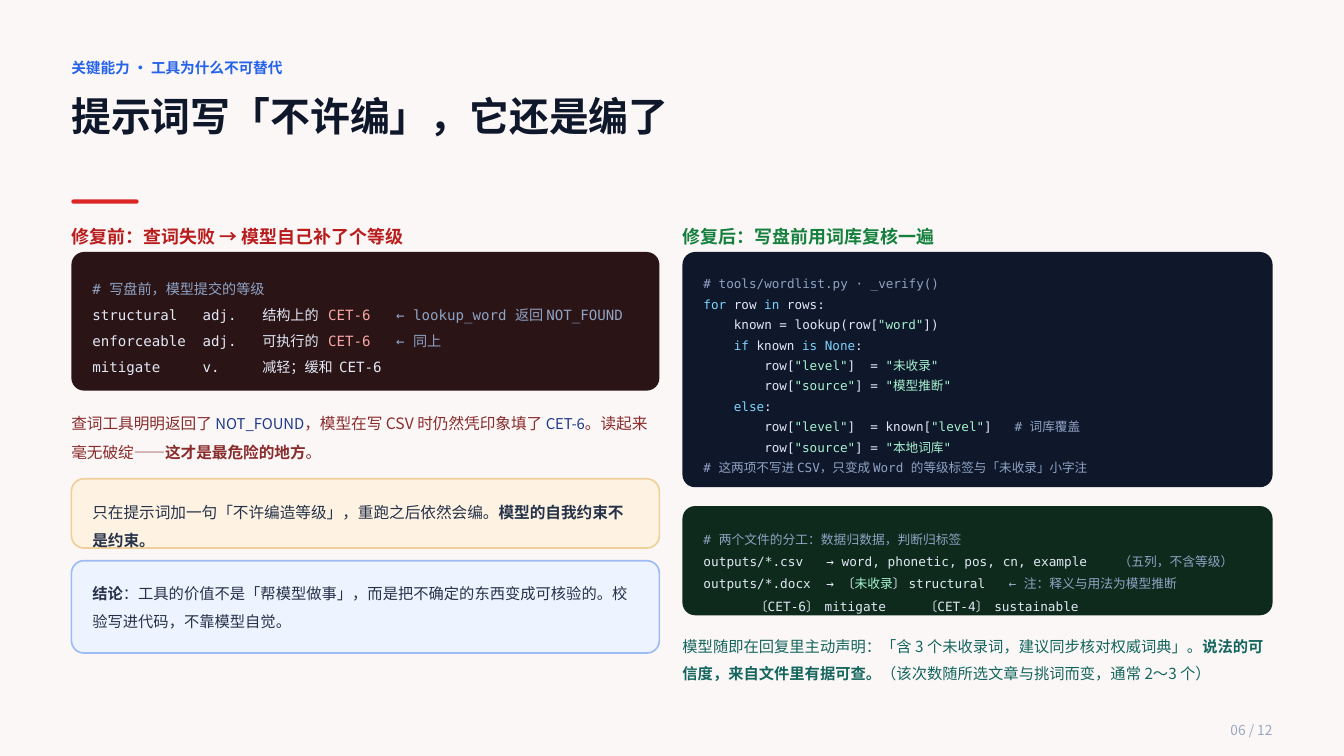
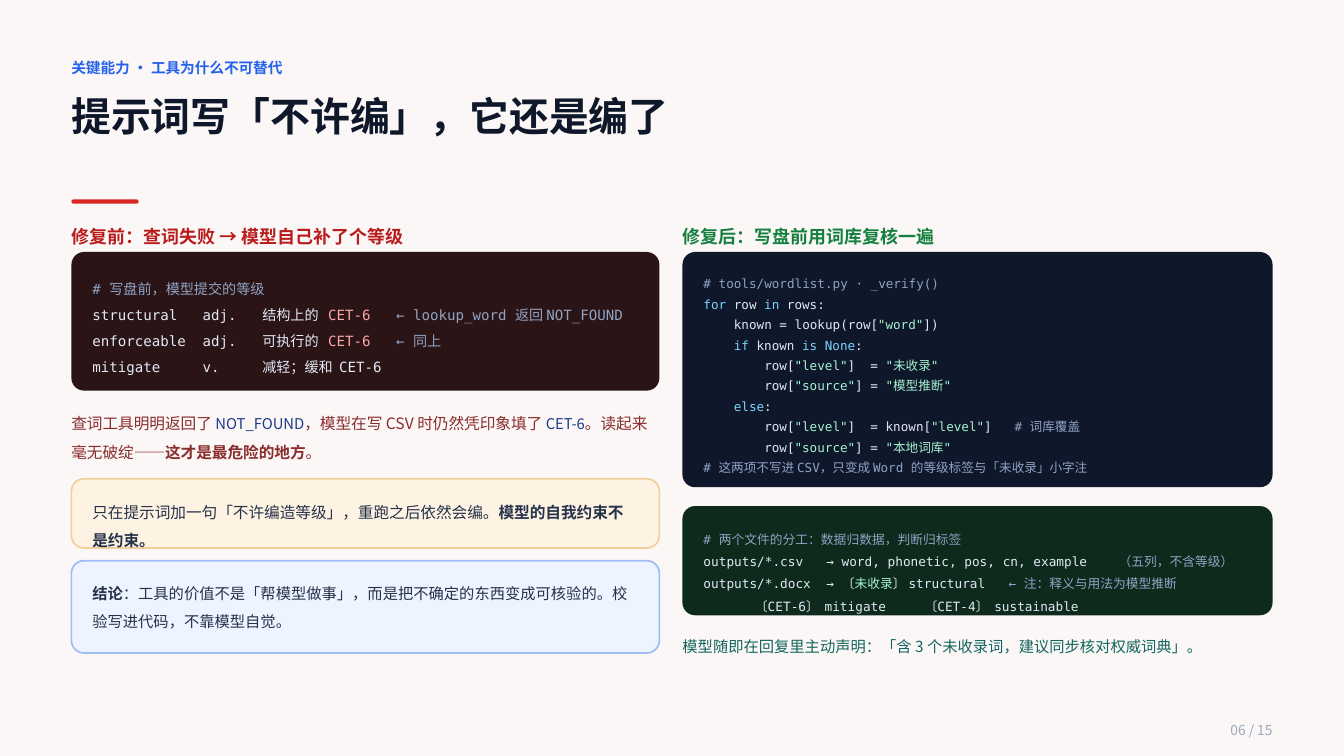
Before and after one commit to xy547/Personalweb, a slide deck: slide 6 of readcoach/答辩幻灯片.pptx. Drawn at 1344x756 pixels with LibreOffice and Linux fonts; fonts in the diff are those of the drawing. Boxes give left, top, right and bottom in pixels: in the first picture for what was removed or moved away, otherwise in the second. Text is boxed around its words. In the diff, an @@ line names an element or a change of style, - is before the commit and + after.

Commit message:
chore(readcoach): 同步本地快照
70 个文件 / 3.51 MB

```diff
--- a/readcoach/答辩幻灯片.pptx
+++ b/readcoach/答辩幻灯片.pptx
@@ text at <box>682,639,1202,654</box>: text changed @@
-模型随即在回复里主动声明：「含 3 个未收录词，建议同步核对权威词典」。说法的可信度，来自文件里有据可查。（该次数随所选文章与挑词而变，通常 2～3 个）
+模型随即在回复里主动声明：「含 3 个未收录词，建议同步核对权威词典」。
@@ text at <box>1230,725,1272,735</box>: text changed @@
-06 / 12
+06 / 15
```
Also in this commit, not shown: 11 other slides changed, 3 slides added, 4 other files.
